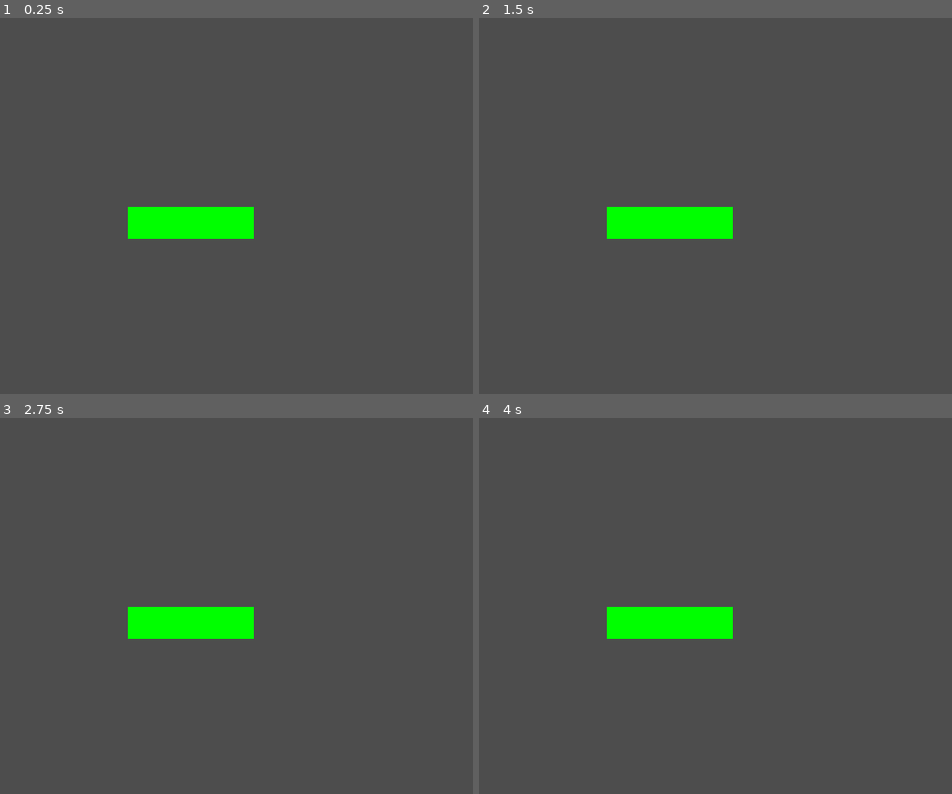
Above: before the commit, frames 1-4 (two rows, left to right).
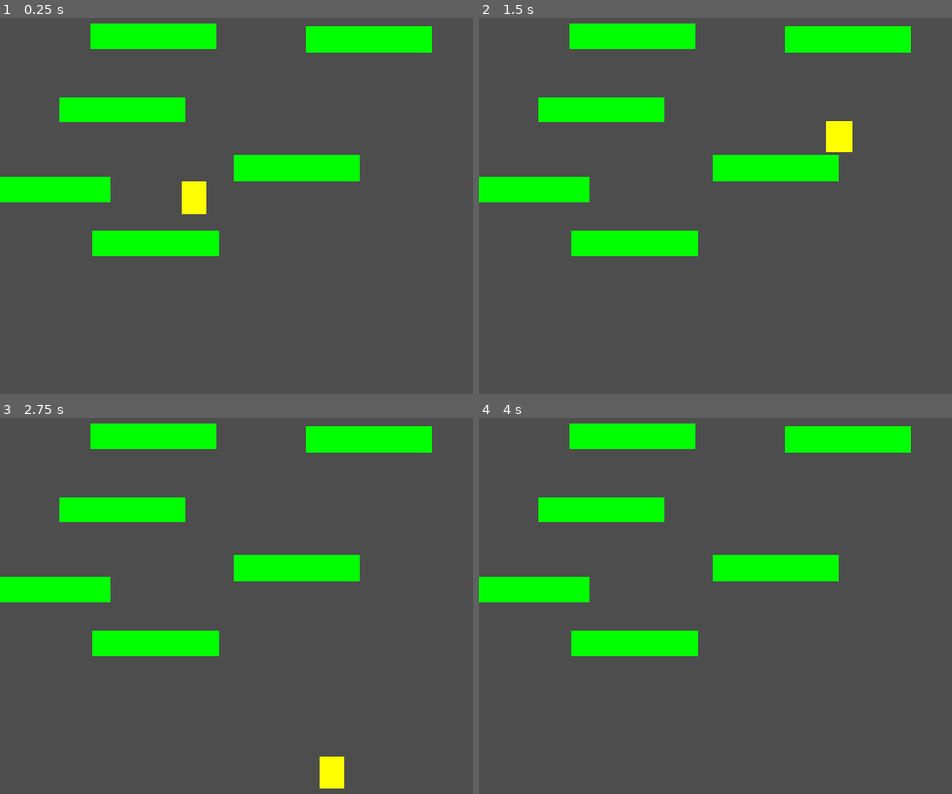
Above: after the commit, the same moments.

Repository: mezegis-hub/Vertical-Jumper
Game: Godot game, scene res://Scene/main.tscn
Two runs of this game, one before a commit and one after it. Both use one fixed random seed, a clock stepped at 60 frames per second and the inputs below.
Inputs:
- Up to frame 1 (0.25 s): no input
- Up to frame 2 (1.5 s): tap Enter (ui_accept) at 0.5, 0.6, 0.77, 1.07, 1.35 s; hold Right (ui_right) from 0.53 s (still down)
- Up to frame 3 (2.75 s): tap Enter (ui_accept) at 1.52, 1.82, 2.1 s; release Right (ui_right) at 2.03 s; hold Left (ui_left) from 2.03 s (still down)
- Up to frame 4 (4 s): release Left (ui_left) at 2.78 s; hold Right (ui_right) from 2.78 s (still down); tap Enter (ui_accept) at 2.85, 3.02, 3.32, 3.5, 3.6, 3.77 s

The runs differ from the first frame. In frame 1, 12% of the frame differs, in the area x 0-92%, y 1-64%; in frame 2, 13%; in frame 3, 13%; in frame 4, 12%.

Commit message:
platforms
added platforms and changed physics

Diff:
--- a/Scene/main.tscn
+++ b/Scene/main.tscn
@@ -1,10 +1,27 @@
 [gd_scene format=3 uid="uid://cio5lt711exyp"]
+
+[ext_resource type="PackedScene" uid="uid://cpsthuq6xyyfr" path="res://Scene/player.tscn" id="1_f6udf"]
+[ext_resource type="PackedScene" uid="uid://dwws58wib3xru" path="res://Scene/platform.tscn" id="2_sblpm"]
 
 [node name="Main" type="Node2D" unique_id=1778091553]
 
-[node name="ColorRect" type="ColorRect" parent="." unique_id=622387107]
-offset_left = 200.0
-offset_top = 300.0
-offset_right = 400.0
-offset_bottom = 350.0
-color = Color(0, 1, 0, 1)
+[node name="Player" parent="." unique_id=726204177 instance=ExtResource("1_f6udf")]
+position = Vector2(305, 256)
+
+[node name="Platform" parent="." unique_id=1104610977 instance=ExtResource("2_sblpm")]
+position = Vector2(245, 357)
+
+[node name="Platform2" parent="." unique_id=422930399 instance=ExtResource("2_sblpm")]
+position = Vector2(468, 238)
+
+[node name="Platform3" parent="." unique_id=1182419416 instance=ExtResource("2_sblpm")]
+position = Vector2(582, 35)
+
+[node name="Platform4" parent="." unique_id=778975132 instance=ExtResource("2_sblpm")]
+position = Vector2(74, 272)
+
+[node name="Platform5" parent="." unique_id=558262719 instance=ExtResource("2_sblpm")]
+position = Vector2(193, 146)
+
+[node name="Platform6" parent="." unique_id=142515781 instance=ExtResource("2_sblpm")]
+position = Vector2(242, 30)
--- /dev/null
+++ b/Scene/platform.tscn
@@ -0,0 +1,16 @@
+[gd_scene format=3 uid="uid://dwws58wib3xru"]
+
+[sub_resource type="RectangleShape2D" id="RectangleShape2D_fgsi0"]
+size = Vector2(200, 40)
+
+[node name="Platform" type="StaticBody2D" unique_id=1104610977]
+
+[node name="ColorRect" type="ColorRect" parent="." unique_id=1574051339]
+offset_left = -100.0
+offset_top = -20.0
+offset_right = 100.0
+offset_bottom = 20.0
+color = Color(0, 1, 0, 1)
+
+[node name="CollisionShape2D" type="CollisionShape2D" parent="." unique_id=2130939027]
+shape = SubResource("RectangleShape2D_fgsi0")
--- /dev/null
+++ b/Scene/player.tscn
@@ -0,0 +1,19 @@
+[gd_scene format=3 uid="uid://cpsthuq6xyyfr"]
+
+[ext_resource type="Script" uid="uid://bjhb1udj028ps" path="res://Scripts/player.gd" id="1_kelma"]
+
+[sub_resource type="RectangleShape2D" id="RectangleShape2D_ublff"]
+size = Vector2(40, 50)
+
+[node name="Player" type="CharacterBody2D" unique_id=726204177]
+script = ExtResource("1_kelma")
+
+[node name="ColorRect" type="ColorRect" parent="." unique_id=1527247301]
+offset_left = -20.0
+offset_top = -25.0
+offset_right = 20.0
+offset_bottom = 25.0
+color = Color(1, 1, 0, 1)
+
+[node name="CollisionShape2D" type="CollisionShape2D" parent="." unique_id=117434941]
+shape = SubResource("RectangleShape2D_ublff")
--- /dev/null
+++ b/Scripts/player.gd
@@ -0,0 +1,25 @@
+extends CharacterBody2D
+
+
+const SPEED = 300.0
+const JUMP_VELOCITY = -600.0
+
+
+func _physics_process(delta: float) -> void:
+	# Add the gravity.
+	if not is_on_floor():
+		velocity += get_gravity() * delta
+
+	# Handle jump.
+	if Input.is_action_just_pressed("ui_accept") and is_on_floor():
+		velocity.y = JUMP_VELOCITY
+
+	# Get the input direction and handle the movement/deceleration.
+	# As good practice, you should replace UI actions with custom gameplay actions.
+	var direction := Input.get_axis("ui_left", "ui_right")
+	if direction:
+		velocity.x = direction * SPEED
+	else:
+		velocity.x = move_toward(velocity.x, 0, SPEED)
+
+	move_and_slide()
Not shown, added: Scripts/player.gd.uid
